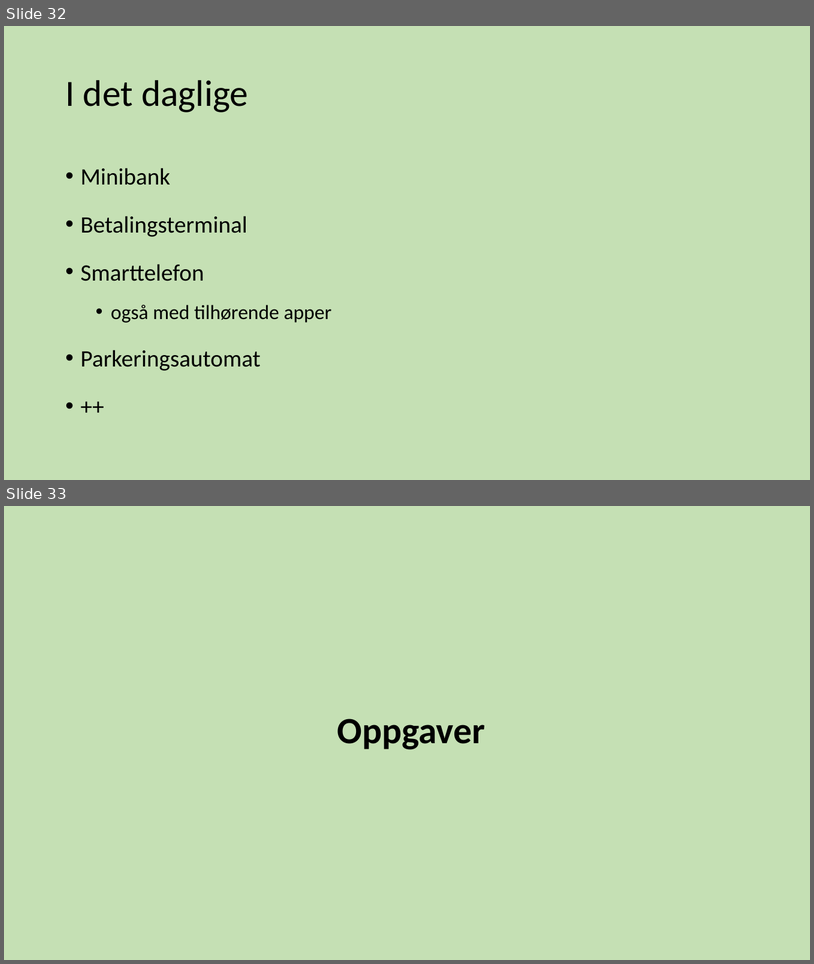
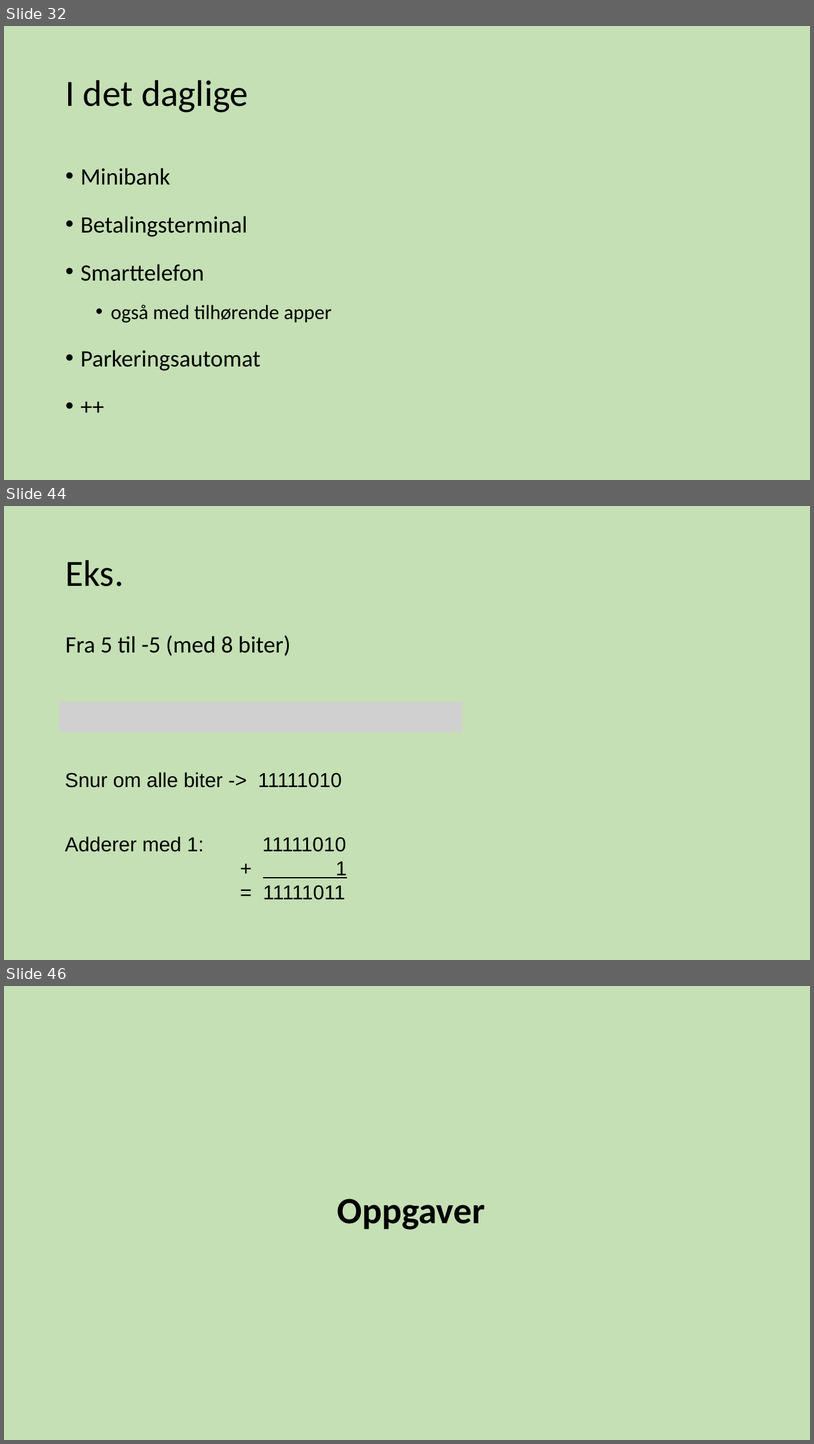
Before and after one commit to tabmy/SommerkursProg17, a slide deck: Forelesninger/ProgKursMandag.pptx. Shown one above the other, each under a label of ours: slides 32 and 33 before the commit, slides 32, 44 and 46 after it; the slides between them are not shown. The pictures are 814x964 and 814x1444 pixels, drawn with LibreOffice and Linux fonts; fonts in the diff are those of the drawing; grey boxes stand for pictures. Boxes give left, top, right and bottom in pixels: in the first picture for what was removed or moved away, otherwise in the second. Text is boxed around its words. In the diff, an @@ line names an element or a change of style, - is before the commit and + after.

```diff
--- a/Forelesninger/ProgKursMandag.pptx
+++ b/Forelesninger/ProgKursMandag.pptx
@@ slide 44 added at bbox=[4, 506, 810, 960], background #C5E0B4 @@
@@ title added at bbox=[65, 560, 123, 586], 44 pt, text #000000 @@
+Eks.
@@ text added at bbox=[65, 635, 291, 656], 28 pt, text #000000 @@
+Fra 5 til -5 (med 8 biter)
@@ picture added at bbox=[60, 702, 463, 732] @@
@@ text added at bbox=[65, 772, 342, 787], 24 pt, text #000000 @@
+Snur om alle biter -> 11111010
@@ text added at bbox=[65, 836, 204, 852], 24 pt, text #000000 @@
+Adderer med 1:
@@ text added at bbox=[263, 837, 347, 900], 24 pt, text #000000 @@
+11111010
++ 1
+= 11111011
@@ what was slide 33 is now slide 46 @@
```
Also in this commit, not shown: 4 slides changed, 12 other slides added, 2 other files.
